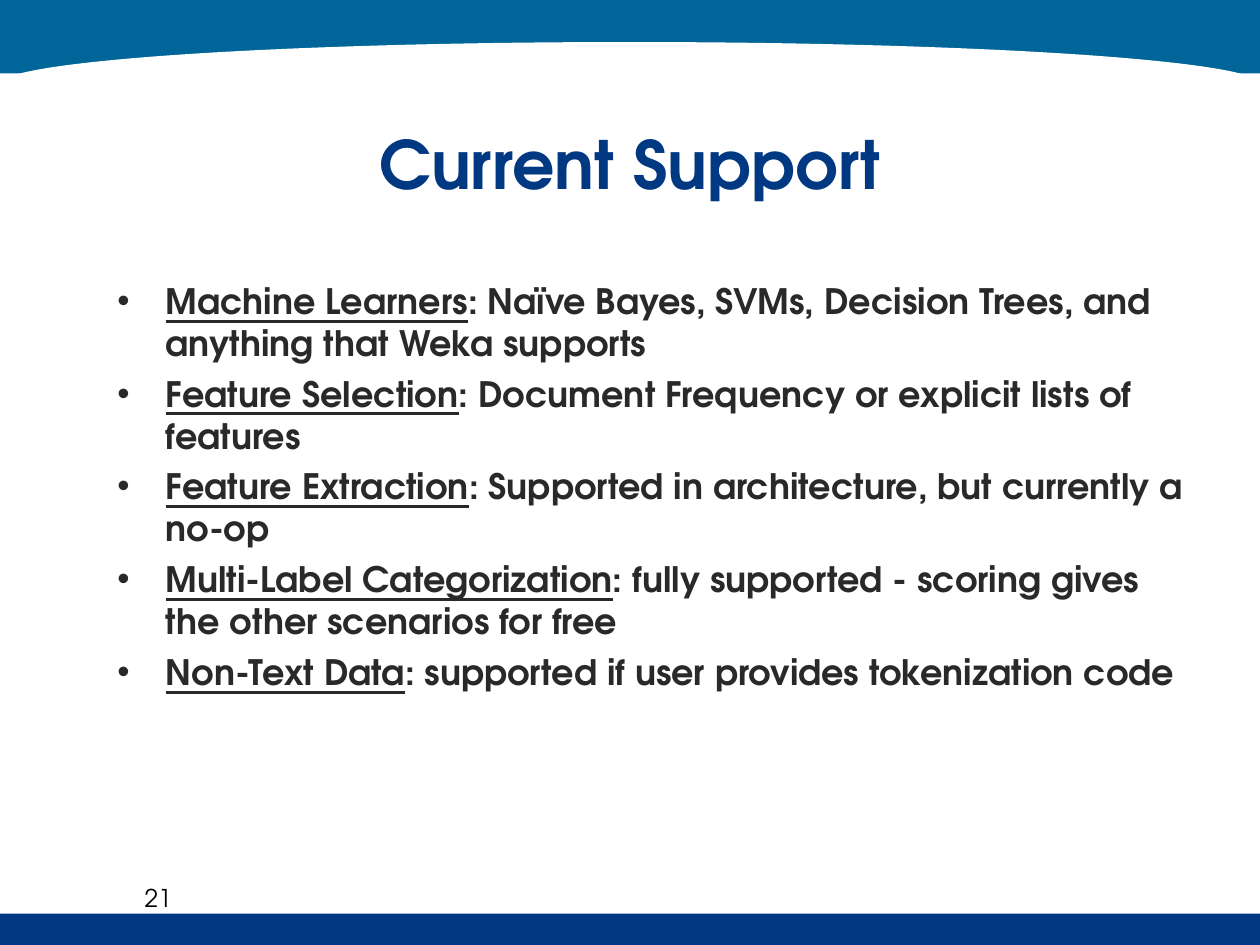
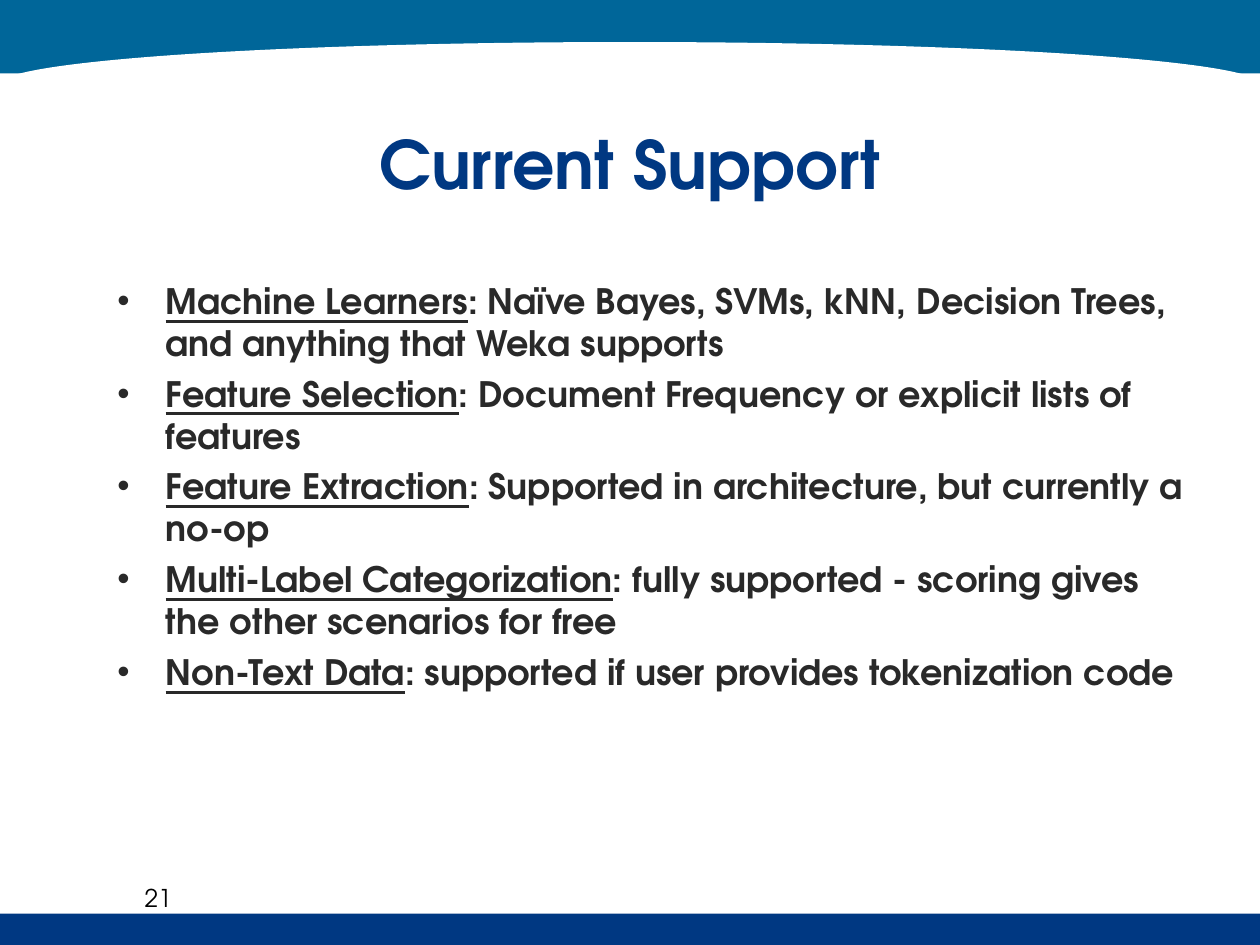
Before and after one commit to kenahoo/tcframe, a slide deck: slide 21 of doc/Thesis Seminar.ppt. Drawn at 1260x945 pixels with LibreOffice and Linux fonts; fonts in the diff are those of the drawing; background and template pictures are left out. Boxes give left, top, right and bottom in pixels: in the first picture for what was removed or moved away, otherwise in the second. Text is boxed around its words. In the diff, an @@ line names an element or a change of style, - is before the commit and + after.

```diff
--- a/doc/Thesis Seminar.ppt
+++ b/doc/Thesis Seminar.ppt
@@ text at (166, 287, 1166, 364): text changed @@
-• Machine Learners: Naïve Bayes, SVMs, Decision Trees, and anything that Weka supports
+• Machine Learners: Naïve Bayes, SVMs, kNN, Decision Trees, and anything that Weka supports
```
Also in this commit, not shown: 7 other slides changed.
